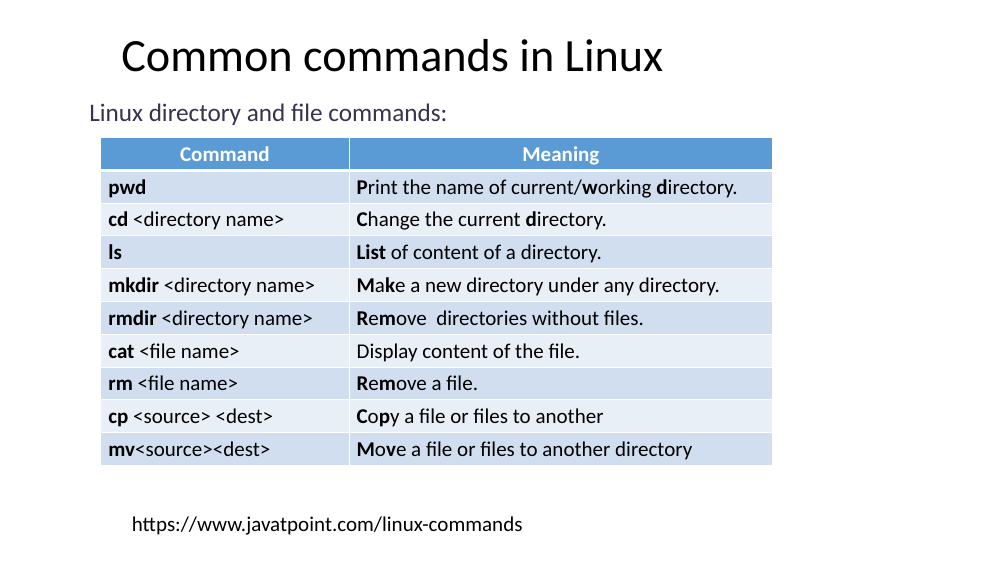
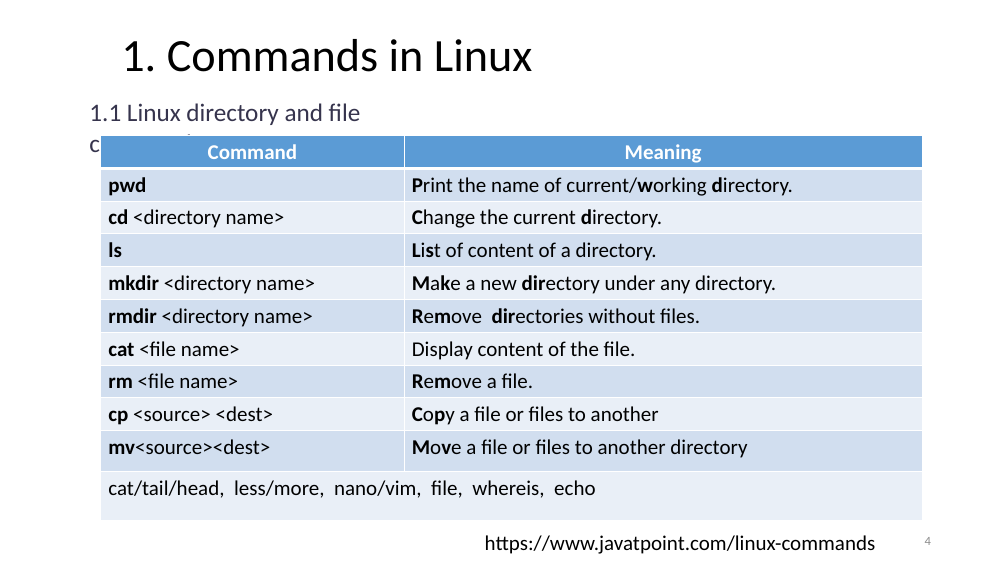
Before and after one commit to ShiqiYu/CPP, a slide deck: slide 4 of week03/Lab03.pptx (slide 3 before the commit). Drawn at 1008x567 pixels with LibreOffice and Linux fonts; fonts in the diff are those of the drawing; background and template pictures are left out. Boxes give left, top, right and bottom in pixels: in the first picture for what was removed or moved away, otherwise in the second. Text is boxed around its words. In the diff, an @@ line names an element or a change of style, - is before the commit and + after.

```diff
--- a/week03/Lab03.pptx
+++ b/week03/Lab03.pptx
@@ title at [121, 39, 532, 72]: text changed @@
-Common commands in Linux
+1. Commands in Linux
@@ text at [89, 103, 361, 158]: text changed @@
-Linux directory and file commands:
+1.1 Linux directory and file commands:
@@ table at [101, 135, 922, 520] @@
+row 11: cat/tail/head, less/more, nano/vim, file, whereis, echo | 
@@ table: place and size @@
-table at [101, 138, 773, 465]
+table at [101, 135, 922, 520]
@@ text "https://www.javatpoint.com/linux-commands": place and size @@
-text "https://www.javatpoint.com/linux-commands" at [132, 516, 523, 535]
+text "https://www.javatpoint.com/linux-commands" at [485, 535, 876, 554]
@@ page number added at [925, 537, 931, 545], 12 pt, text #8C8C8C @@
+4
```
Also in this commit, not shown: 19 other slides changed, 21 slides added, 3 slides removed, 8 other files.
